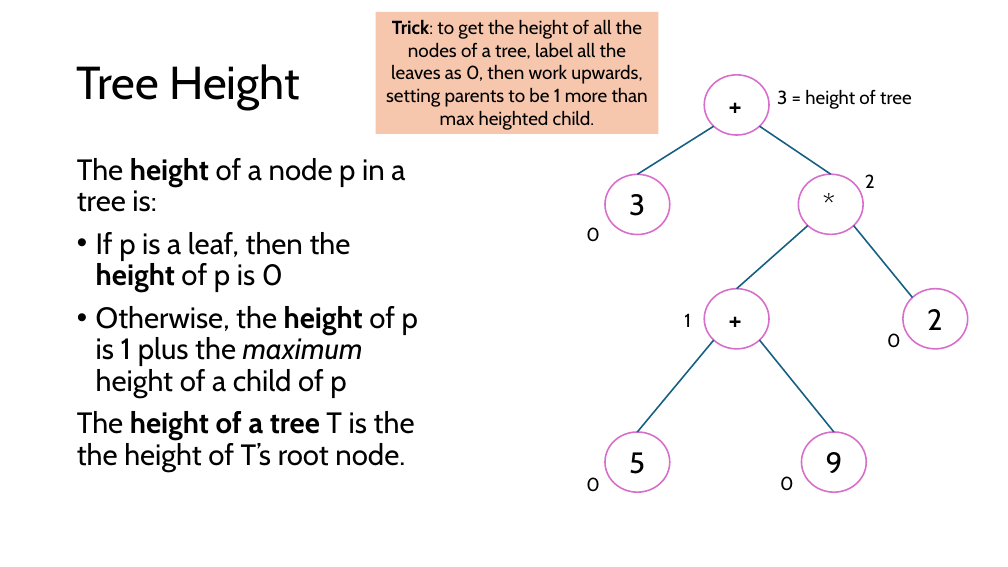
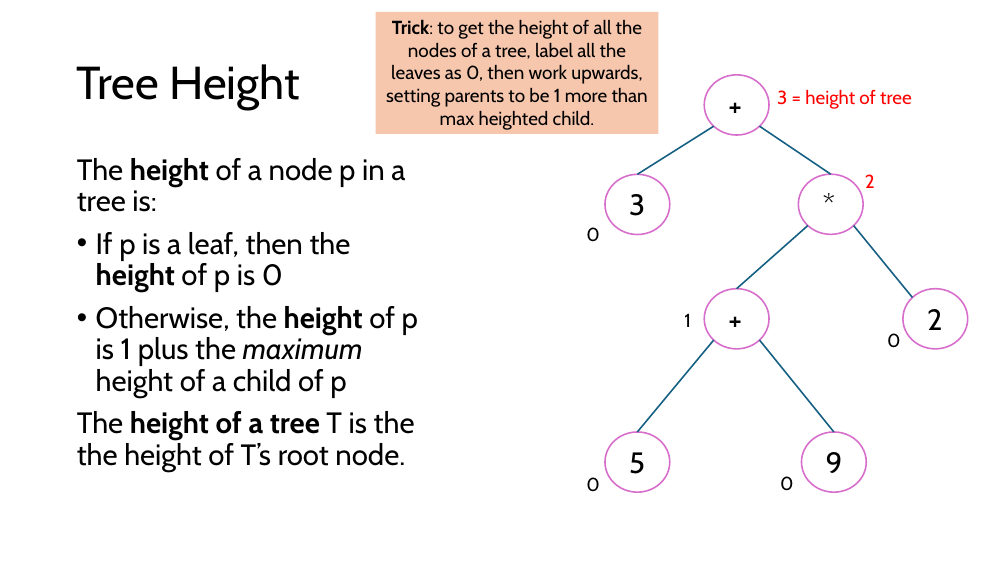
Before and after one commit to sotasota-sfu/cmpt225Summer2026, a slide deck: slide 29 of lectures/lecture12_13_14/lecture_trees.pptx (slide 28 before the commit). Drawn at 1008x567 pixels with LibreOffice and Linux fonts; fonts in the diff are those of the drawing. Boxes give left, top, right and bottom in pixels: in the first picture for what was removed or moved away, otherwise in the second. Text is boxed around its words. In the diff, an @@ line names an element or a change of style, - is before the commit and + after.

```diff
--- a/lectures/lecture12_13_14/lecture_trees.pptx
+++ b/lectures/lecture12_13_14/lecture_trees.pptx
@@ text "3 = height of tree" at (777, 89, 912, 109): text colour #000000 to #FF0000 @@
@@ text "2" at (865, 174, 875, 188): text colour #000000 to #FF0000 @@
```
Also in this commit, not shown: 5 other slides changed, 3 slides added, 1 other file.
